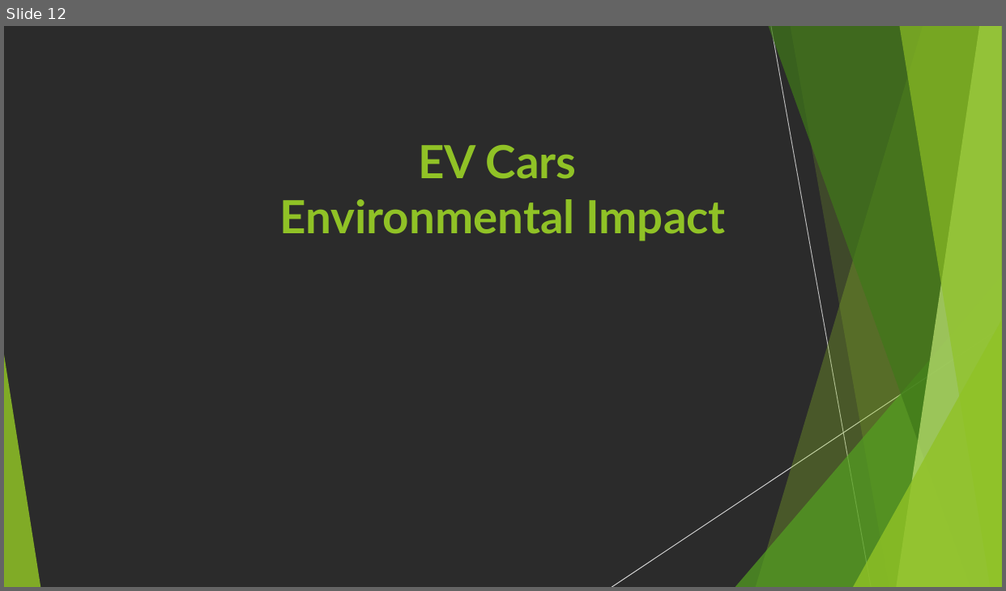
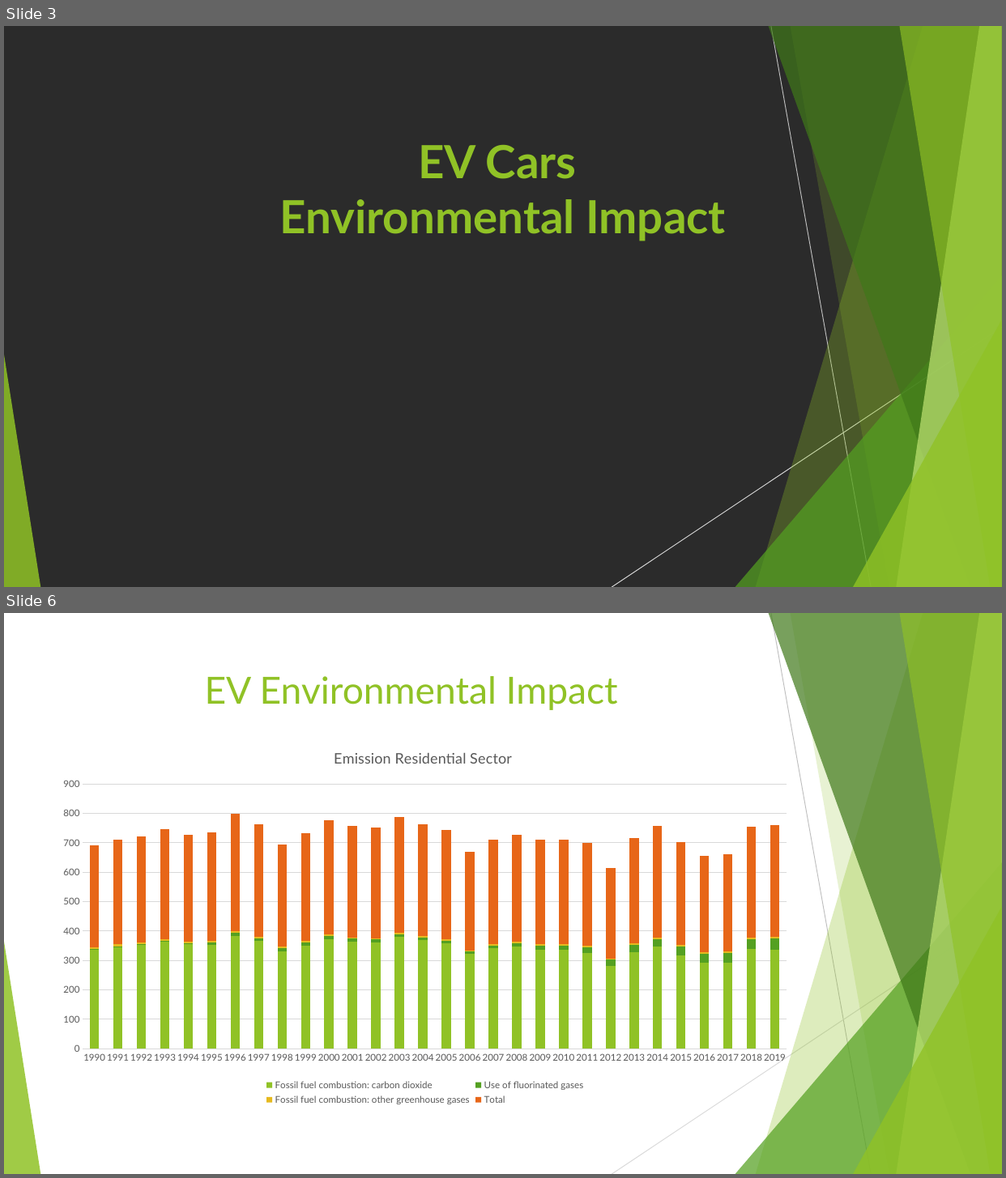
Before and after one commit to Project-JCSA/FL_Electric_Vehicles, a slide deck: Florida_Electric_Vehicles.pptx. Shown one above the other, each under a label of ours: slide 12 before the commit, slides 3 and 6 after it; the slides between them are not shown. The pictures are 1006x591 and 1006x1178 pixels, drawn with LibreOffice and Linux fonts; fonts in the diff are those of the drawing; background and template pictures are left out; a plain dark background stands for a picture behind light text. Boxes give left, top, right and bottom in pixels: in the first picture for what was removed or moved away, otherwise in the second. Text is boxed around its words. In the diff, an @@ line names an element or a change of style, - is before the commit and + after.

```diff
--- a/Florida_Electric_Vehicles.pptx
+++ b/Florida_Electric_Vehicles.pptx
@@ slide 6 added at box(4, 613, 1002, 1174), background #FFFFFF; not listed: 10 template elements that a slide beside it also shows @@
@@ title added at box(205, 676, 618, 710), 36 pt, text #90C226 @@
+EV Environmental Impact
@@ column stacked chart added at box(49, 734, 801, 1109) @@
+title "Emission Residential Sector  "
+categories: 1990, 1991, 1992, 1993, 1994, 1995, 1996, 1997, 1998, 1999, 2000, 2001, 2002, 2003, 2004, 2005, 2006, 2007, 2008, 2009, 2010, 2011, 2012, 2013, 2014, 2015, 2016, 2017, 2018, 2019
+Fossil fuel combustion: carbon dioxide: 340, 350, 350, 370, 360, 350, 380, 370, 330, 350, 370, 360, 360, 380, 370, 360, 320, 340, 350, 340, 330, 330, 280, 330, 350, 320, 290, 290, 340, 340
+Use of fluorinated gases: 0, 0, 0, 0, 0, 10, 10, 10, 10, 10, 10, 10, 10, 10, 10, 10, 10, 10, 10, 10, 20, 20, 20, 20, 30, 30, 30, 30, 30, 40
+Fossil fuel combustion: other greenhouse gases: 10, 10, 10, 10, 10, 10, 10, 0, 0, 0, 0, 0, 0, 0, 0, 0, 0, 0, 10, 10, 10, 10, 0, 10, 10, 10, 0, 0, 10, 10
+Total: 350, 350, 360, 370, 360, 370, 400, 380, 350, 370, 390, 380, 380, 390, 380, 370, 330, 360, 360, 350, 360, 350, 310, 360, 380, 350, 330, 330, 380, 380
@@ what was slide 12 is now slide 3 @@
```
Also in this commit, not shown: 1 slide changed, 3 other slides added, 2 slides removed, 1 other file.
